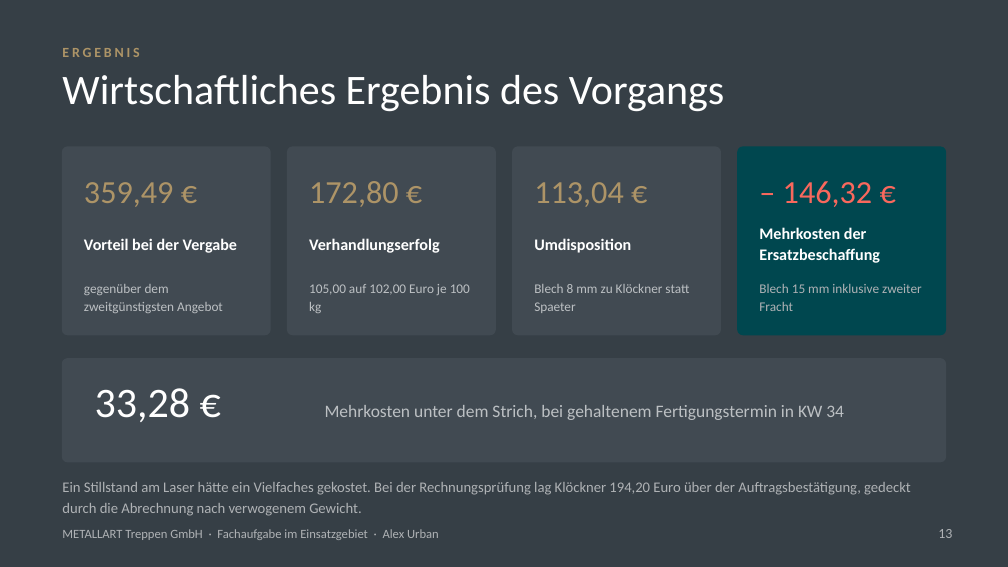
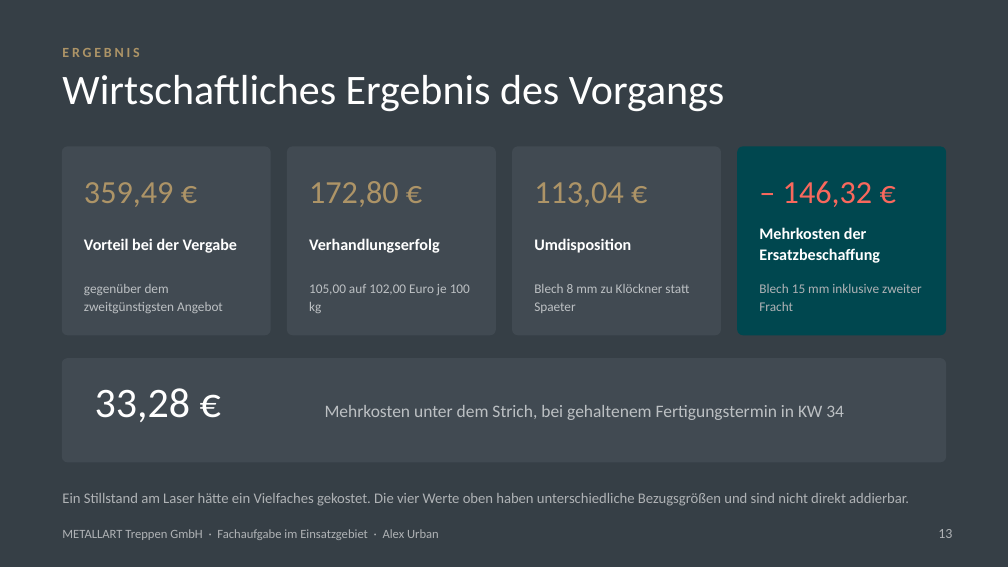
Before and after one commit to 4ng7dz2n5h-code/ihk-muendliche-pruefung, a slide deck: slide 13 of praesentation/Praesentation_Fachaufgabe_METALLART.pptx. Drawn at 1008x567 pixels with LibreOffice and Linux fonts; fonts in the diff are those of the drawing. Boxes give left, top, right and bottom in pixels: in the first picture for what was removed or moved away, otherwise in the second. Text is boxed around its words. In the diff, an @@ line names an element or a change of style, - is before the commit and + after.

```diff
--- a/praesentation/Praesentation_Fachaufgabe_METALLART.pptx
+++ b/praesentation/Praesentation_Fachaufgabe_METALLART.pptx
@@ text at bbox=[62, 493, 909, 506]: text changed @@
-Ein Stillstand am Laser hätte ein Vielfaches gekostet. Bei der Rechnungsprüfung lag Klöckner 194,20 Euro über der Auftragsbestätigung, gedeckt durch die Abrechnung nach verwogenem Gewicht.
+Ein Stillstand am Laser hätte ein Vielfaches gekostet. Die vier Werte oben haben unterschiedliche Bezugsgrößen und sind nicht direkt addierbar.
```
Also in this commit, not shown: 2 other slides changed, 1 other file.
